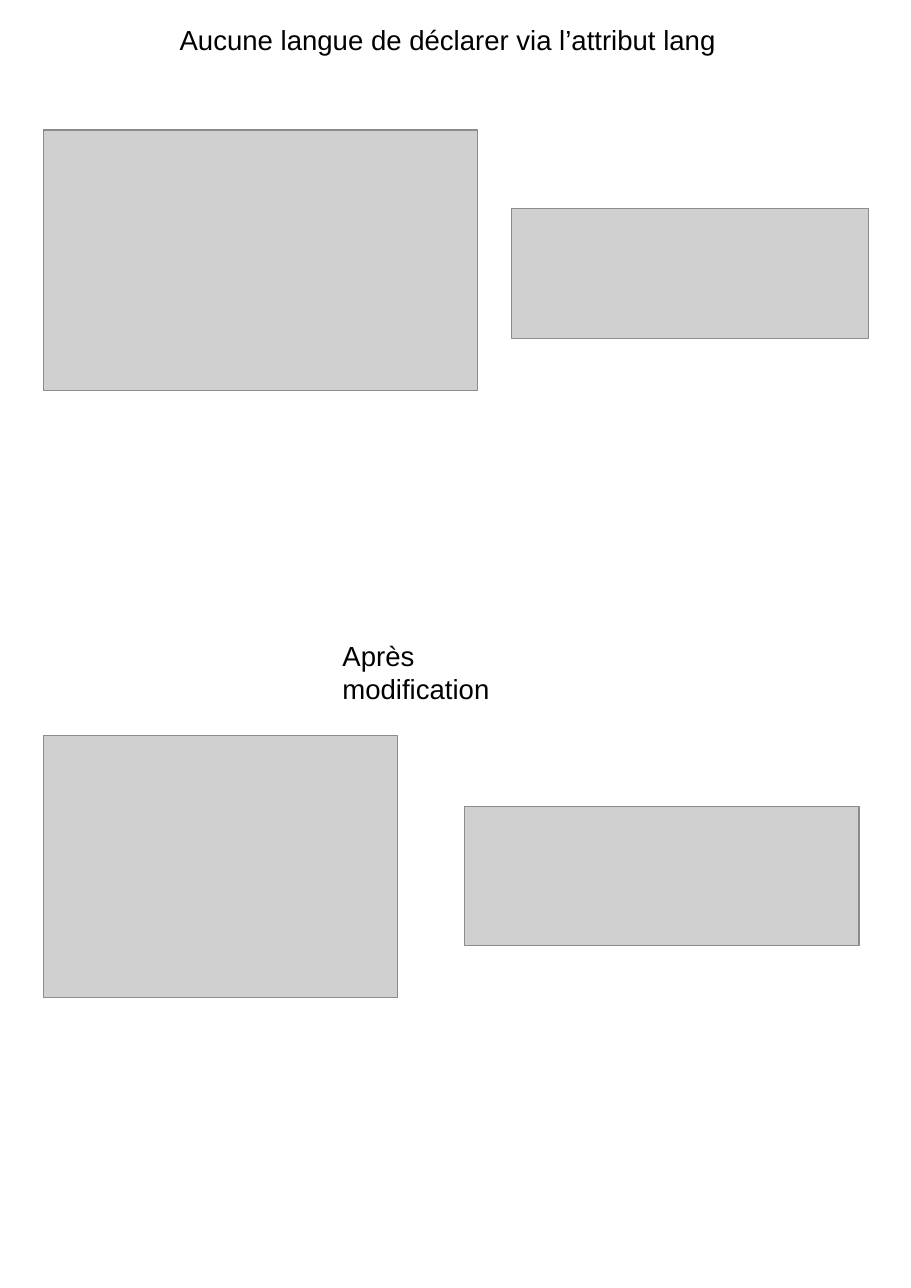
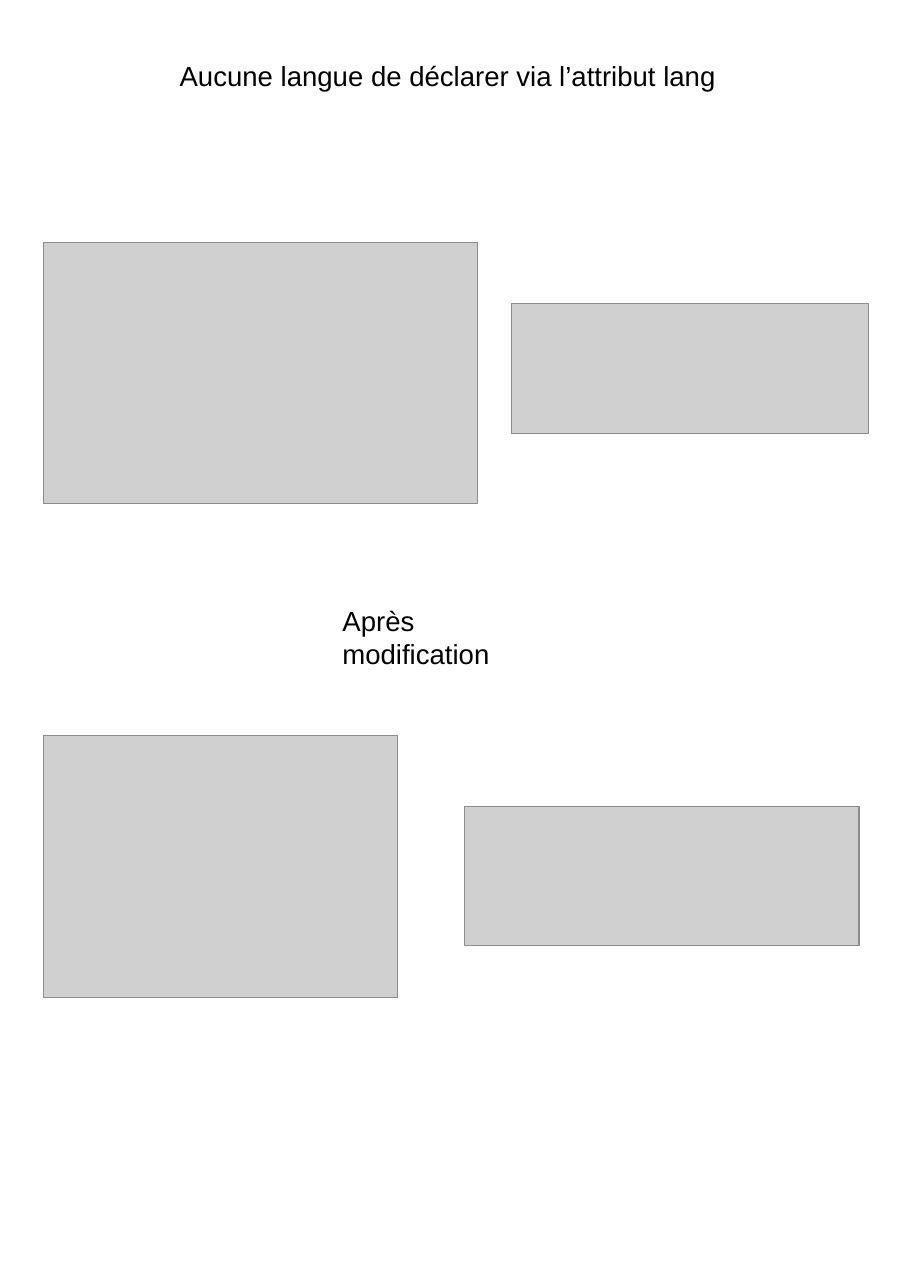
Before and after one commit to julabina/P4_OC_Analyse-SEO, a slide deck: slide 2 of rapport.odp. Drawn at 911x1288 pixels with LibreOffice and Linux fonts; fonts in the diff are those of the drawing; grey boxes stand for pictures. Boxes give left, top, right and bottom in pixels: in the first picture for what was removed or moved away, otherwise in the second. Text is boxed around its words. In the diff, an @@ line names an element or a change of style, - is before the commit and + after.

```diff
--- a/rapport.odp
+++ b/rapport.odp
@@ text "Aucune langue de déclarer via ...": place and size @@
-text "Aucune langue de déclarer via ..." at [180, 29, 715, 55]
+text "Aucune langue de déclarer via ..." at [180, 65, 715, 92]
@@ picture: place and size @@
-picture at [43, 130, 477, 391]
+picture at [43, 242, 477, 503]
@@ picture: place and size @@
-picture at [512, 208, 868, 338]
+picture at [512, 304, 868, 434]
@@ text "Après modification": place and size @@
-text "Après modification" at [342, 645, 489, 700]
+text "Après modification" at [342, 610, 489, 665]
```
Also in this commit, not shown: 7 other slides changed, 4 other files.
